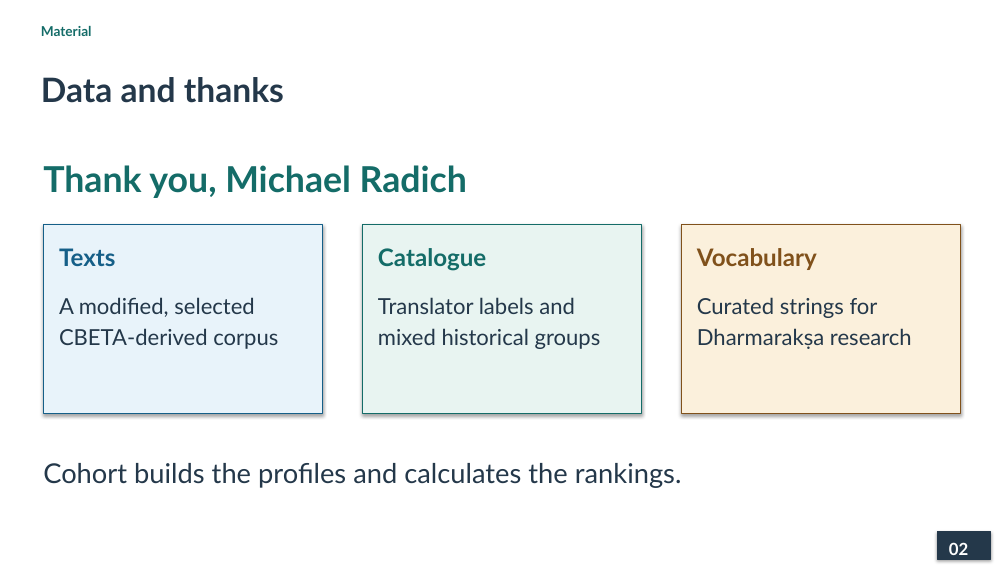
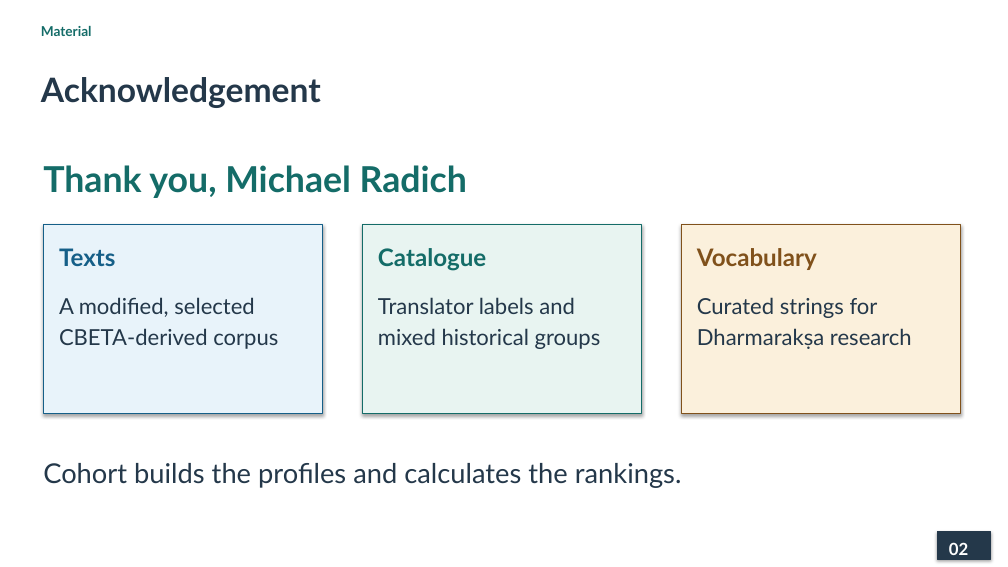
Before and after one commit to lopentu/cohort, a slide deck: slide 2 of docs/presentation/cohort-pnc-2026.pptx. Drawn at 1008x567 pixels with LibreOffice and Linux fonts; fonts in the diff are those of the drawing. Boxes give left, top, right and bottom in pixels: in the first picture for what was removed or moved away, otherwise in the second. Text is boxed around its words. In the diff, an @@ line names an element or a change of style, - is before the commit and + after.

Commit message:
Rename Radich slide to Acknowledgement

```diff
--- a/docs/presentation/cohort-pnc-2026.pptx
+++ b/docs/presentation/cohort-pnc-2026.pptx
@@ text at (41, 77, 321, 108): text changed @@
-Data and thanks
+Acknowledgement
```
Also in this commit, not shown: 4 other files.
